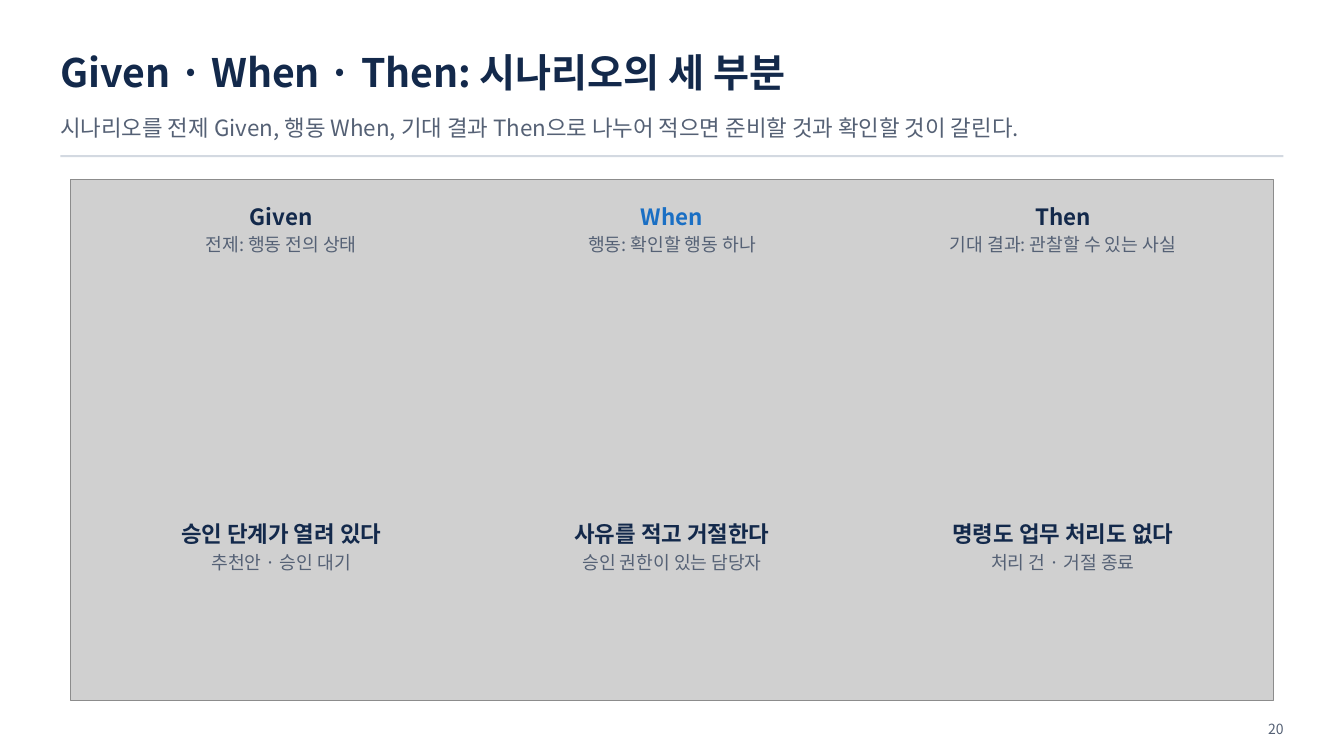
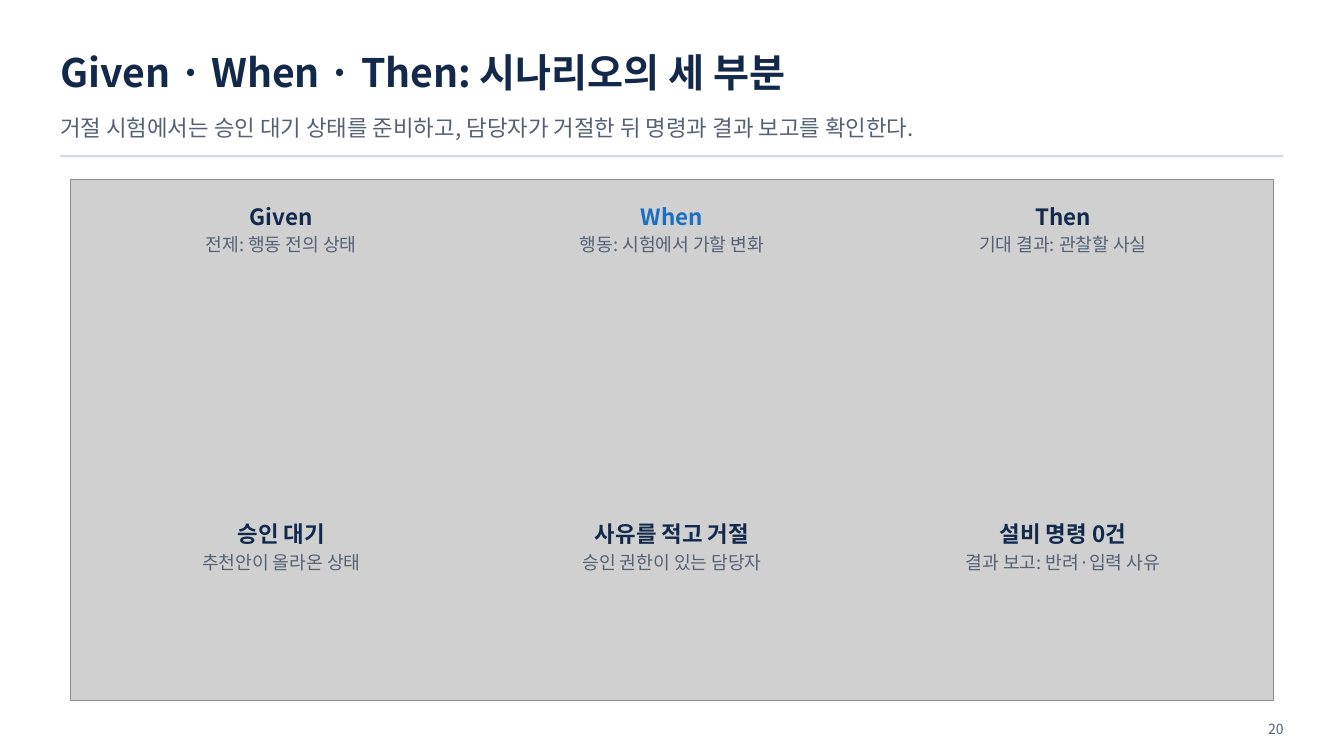
Before and after one commit to uengine-oss/hyd-iot-edu, a slide deck: slide 20 of workspace/강의제작/산출물/통합반/이론_오프라인/07회차/통합반_오프라인_07회차.pptx. Drawn at 1344x756 pixels with LibreOffice and Linux fonts; fonts in the diff are those of the drawing; grey boxes stand for pictures. Boxes give left, top, right and bottom in pixels: in the first picture for what was removed or moved away, otherwise in the second. Text is boxed around its words. In the diff, an @@ line names an element or a change of style, - is before the commit and + after.

Commit message:
통합반 현장 7회차 18~22장 거절 시나리오와 관찰할 결과를 확정

```diff
--- a/workspace/강의제작/산출물/통합반/이론_오프라인/07회차/통합반_오프라인_07회차.pptx
+++ b/workspace/강의제작/산출물/통합반/이론_오프라인/07회차/통합반_오프라인_07회차.pptx
@@ text at <box>60,117,914,140</box>: text changed @@
-시나리오를 전제 Given, 행동 When, 기대 결과 Then으로 나누어 적으면 준비할 것과 확인할 것이 갈린다.
+거절 시험에서는 승인 대기 상태를 준비하고, 담당자가 거절한 뒤 명령과 결과 보고를 확인한다.
@@ text at <box>580,236,764,253</box>: text changed @@
-행동: 확인할 행동 하나
+행동: 시험에서 가할 변화
@@ text at <box>979,236,1146,253</box>: text changed @@
-기대 결과: 관찰할 수 있는 사실
+기대 결과: 관찰할 사실
@@ text at <box>202,523,360,571</box>: text changed; size 16 to 13 pt; text colour #13294B to #556175; bold off @@
-승인 단계가 열려 있다
-추천안 · 승인 대기
+승인 대기
+추천안이 올라온 상태
@@ text at <box>595,523,749,544</box>: text changed @@
-사유를 적고 거절한다
+사유를 적고 거절
@@ text at <box>966,523,1160,571</box>: text changed; size 16 to 13 pt; text colour #13294B to #556175; bold off @@
-명령도 업무 처리도 없다
-처리 건 · 거절 종료
+설비 명령 0건
+결과 보고: 반려·입력 사유
```
Also in this commit, not shown: 4 other slides changed, 10 other files.
